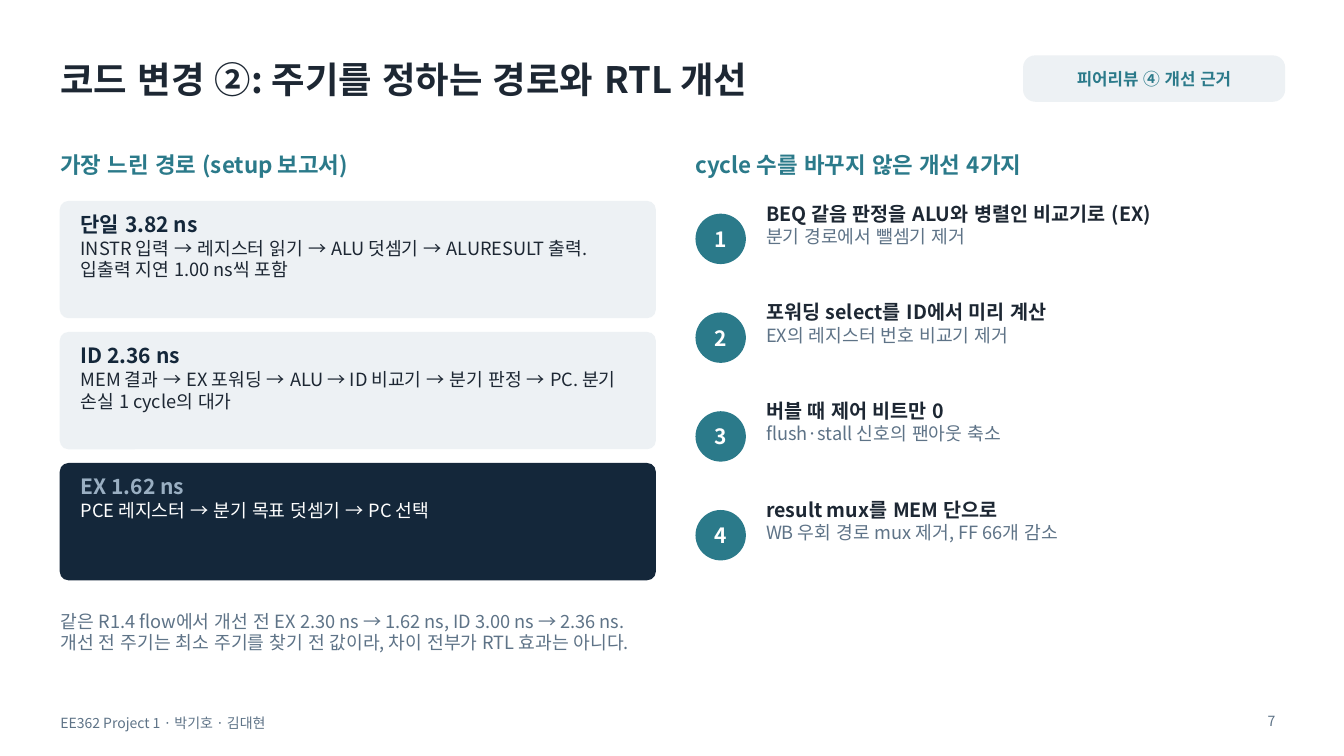
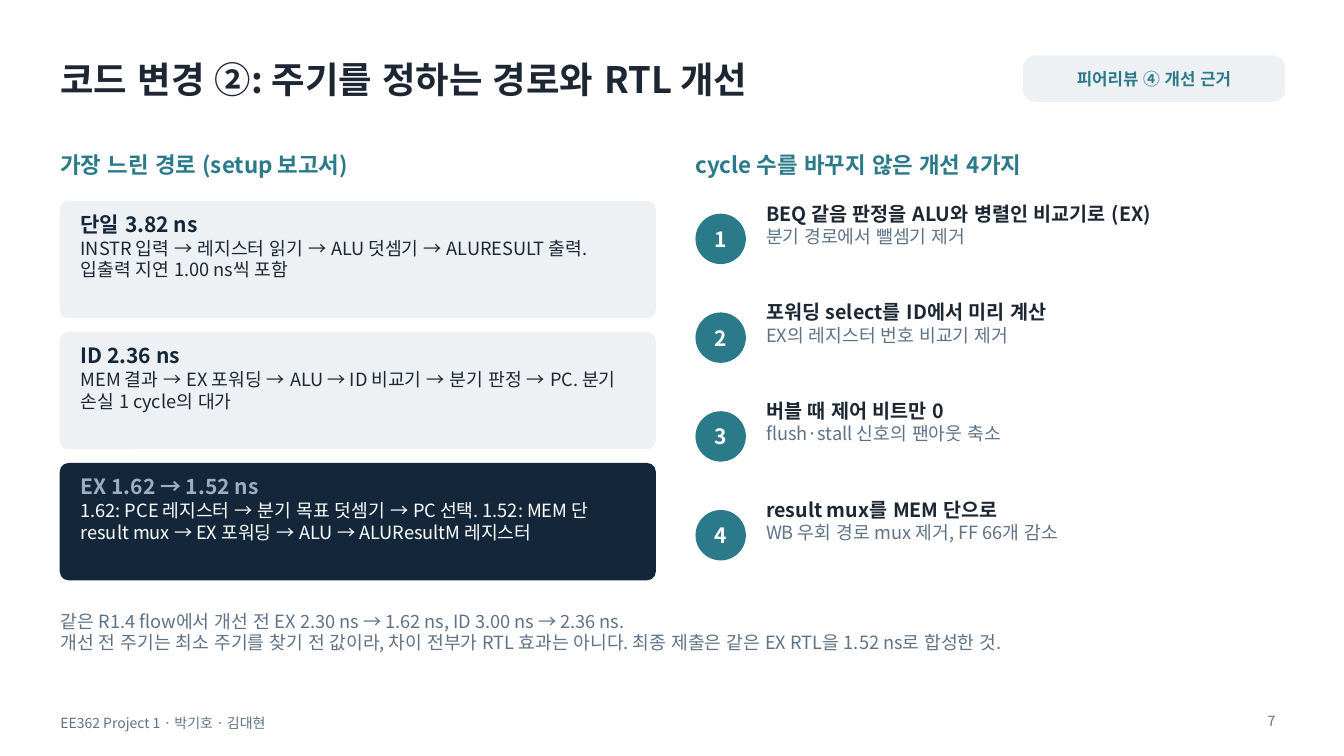
Before and after one commit to ttkpark/DICE_Project, a slide deck: slide 7 of Project_1/Project1_R1p7_Update_20261112/presentation/project1.pptx. Drawn at 1344x756 pixels with LibreOffice and Linux fonts; fonts in the diff are those of the drawing. Boxes give left, top, right and bottom in pixels: in the first picture for what was removed or moved away, otherwise in the second. Text is boxed around its words. In the diff, an @@ line names an element or a change of style, - is before the commit and + after.

```diff
--- a/Project_1/Project1_R1p7_Update_20261112/presentation/project1.pptx
+++ b/Project_1/Project1_R1p7_Update_20261112/presentation/project1.pptx
@@ text at (81,478,588,541): text changed @@
-EX 1.62 ns
-PCE 레지스터 → 분기 목표 덧셈기 → PC 선택
+EX 1.62 → 1.52 ns
+1.62: PCE 레지스터 → 분기 목표 덧셈기 → PC 선택. 1.52: MEM 단 result mux → EX 포워딩 → ALU → ALUResultM 레지스터
@@ text at (60,634,1002,652): text changed @@
-개선 전 주기는 최소 주기를 찾기 전 값이라, 차이 전부가 RTL 효과는 아니다.
+개선 전 주기는 최소 주기를 찾기 전 값이라, 차이 전부가 RTL 효과는 아니다. 최종 제출은 같은 EX RTL을 1.52 ns로 합성한 것.
```
Also in this commit, not shown: 15 other slides changed, 6 other files.
